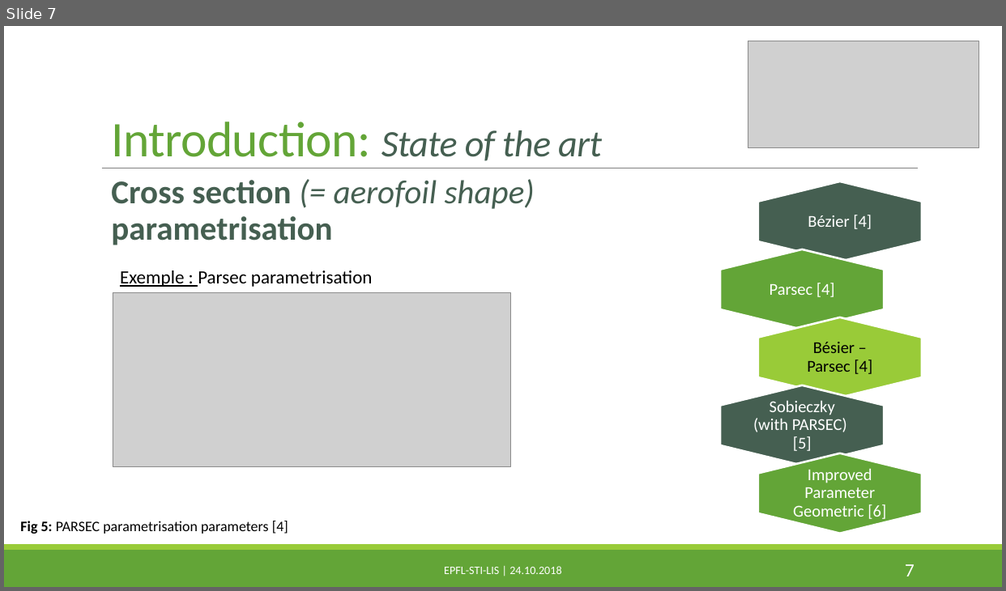
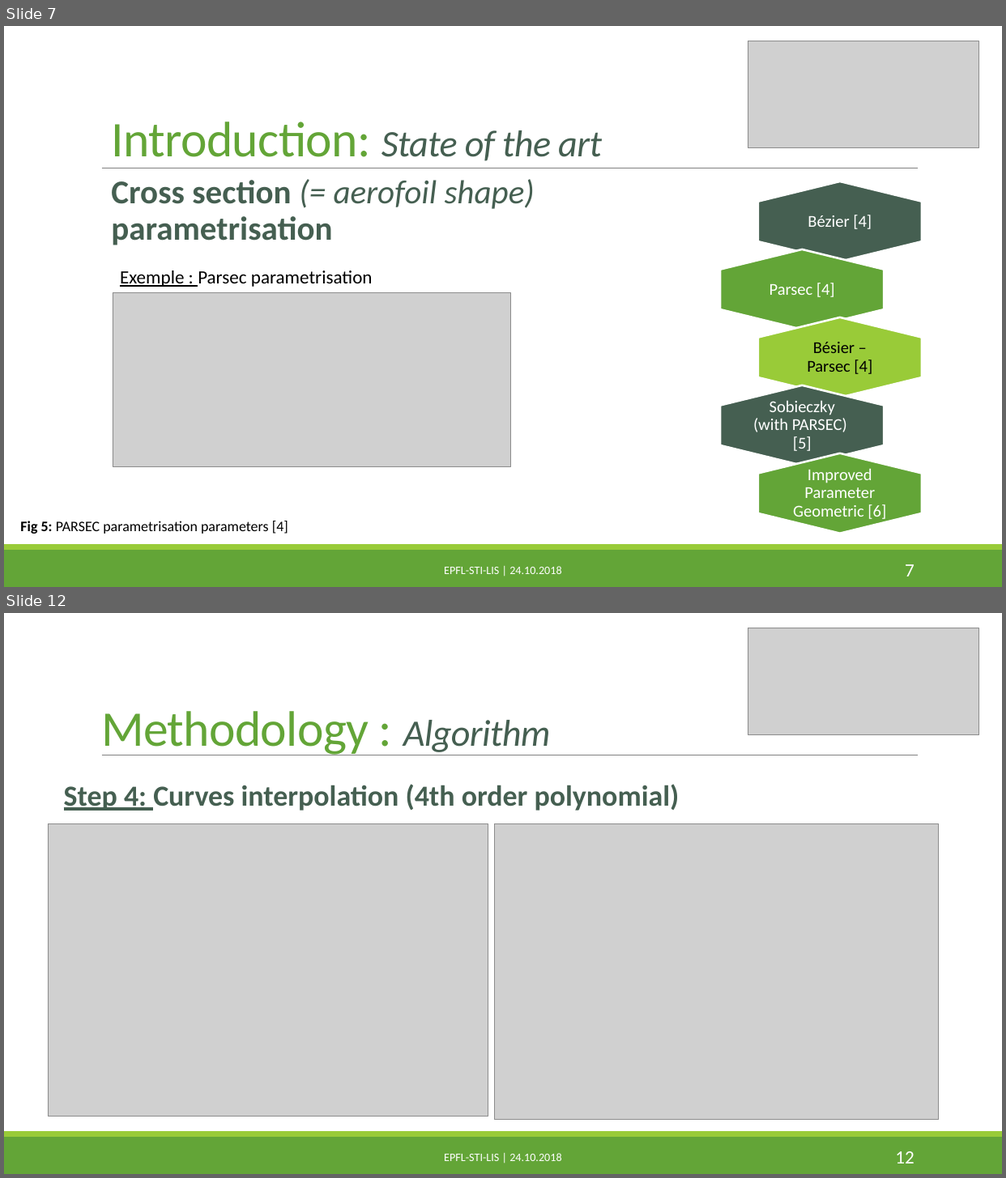
Before and after one commit to PaulineMauryL/PropellerProject, a slide deck: Report/MIDTERM.pptx. Shown one above the other, each under a label of ours: slide 7 before the commit, slides 7 and 12 after it; the slides between them are not shown. The pictures are 1006x591 and 1006x1178 pixels, drawn with LibreOffice and Linux fonts; fonts in the diff are those of the drawing; grey boxes stand for pictures. Boxes give left, top, right and bottom in pixels: in the first picture for what was removed or moved away, otherwise in the second. Text is boxed around its words. In the diff, an @@ line names an element or a change of style, - is before the commit and + after.

```diff
--- a/Report/MIDTERM.pptx
+++ b/Report/MIDTERM.pptx
@@ slide 12 added at box(4, 613, 1002, 1174), background #FFFFFF; not listed: 3 template elements that a slide beside it also shows @@
@@ picture added at box(748, 628, 979, 735) @@
@@ title added at box(101, 711, 551, 756), 48 pt, text #63A537 @@
+Methodology : Algorithm
@@ text added at box(64, 784, 680, 811), 28 pt, text #455F51, bold @@
+Step 4: Curves interpolation (4th order polynomial)
@@ picture added at box(49, 824, 488, 1117) @@
@@ picture added at box(495, 824, 939, 1120) @@
@@ text added at box(444, 1153, 561, 1161), 11 pt, text #FFFFFF @@
+EPFL-STI-LIS | 24.10.2018
@@ page number added at box(895, 1152, 914, 1164), 18 pt, text #FFFFFF @@
+12
```
Also in this commit, not shown: 9 slides changed, 6 other slides added, 1 slide removed, 14 other files.
